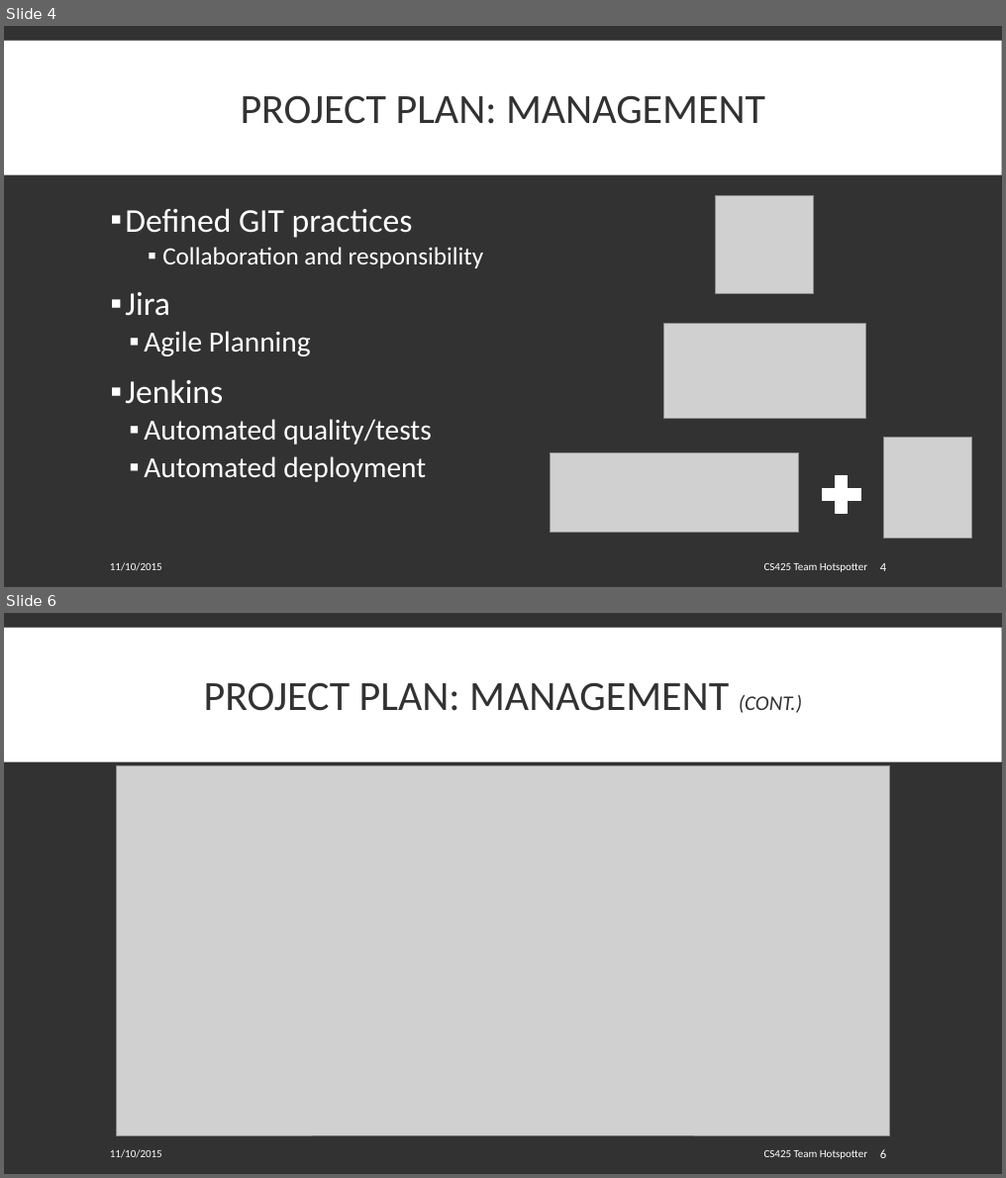
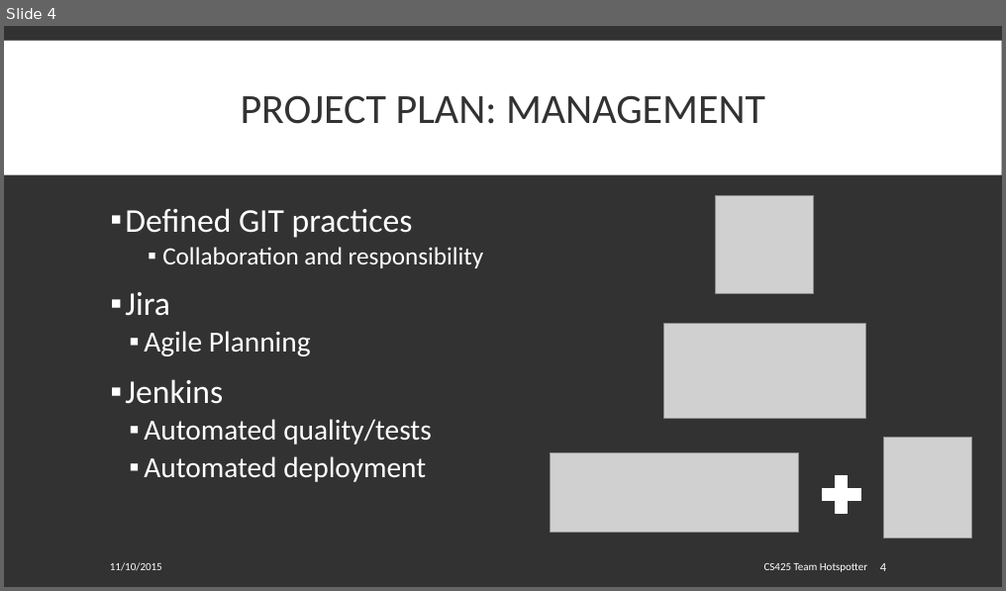
Before and after one commit to spesmit/hotspotter, a slide deck: Documentation/Presentations/CS425 Final Presentation.pptx. Shown one above the other, each under a label of ours: slides 4 and 6 before the commit, slide 4 after it; the slides between them are not shown. The pictures are 1006x1178 and 1006x591 pixels, drawn with LibreOffice and Linux fonts; fonts in the diff are those of the drawing; grey boxes stand for pictures. Boxes give left, top, right and bottom in pixels: in the first picture for what was removed or moved away, otherwise in the second. Text is boxed around its words. In the diff, an @@ line names an element or a change of style, - is before the commit and + after.

```diff
--- a/Documentation/Presentations/CS425 Final Presentation.pptx
+++ b/Documentation/Presentations/CS425 Final Presentation.pptx
@@ slide 6 removed at (x1=4, y1=613, x2=1002, y2=1174), background #323232; not listed: 1 template element that a slide beside it also shows @@
@@ title removed at (x1=204, y1=682, x2=802, y2=713) @@
-PROJECT PLAN: MANAGEMENT (CONT.)
@@ picture removed at (x1=116, y1=765, x2=889, y2=1137) @@
@@ text removed at (x1=110, y1=1150, x2=162, y2=1158) @@
-11/10/2015
@@ text removed at (x1=764, y1=1151, x2=867, y2=1159) @@
-CS425 Team Hotspotter
@@ page number removed at (x1=880, y1=1150, x2=886, y2=1158) @@
-6
```
Also in this commit, not shown: 1 slide changed, 1 other slide removed.
